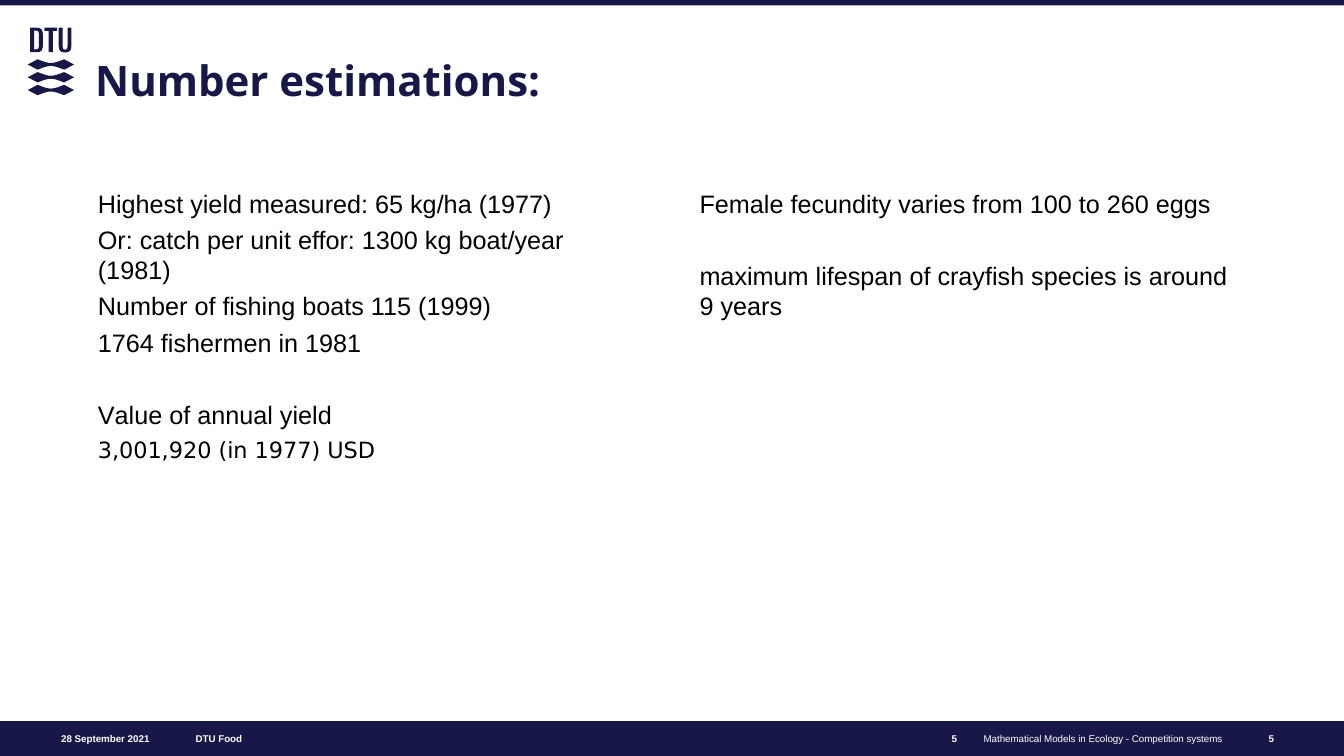
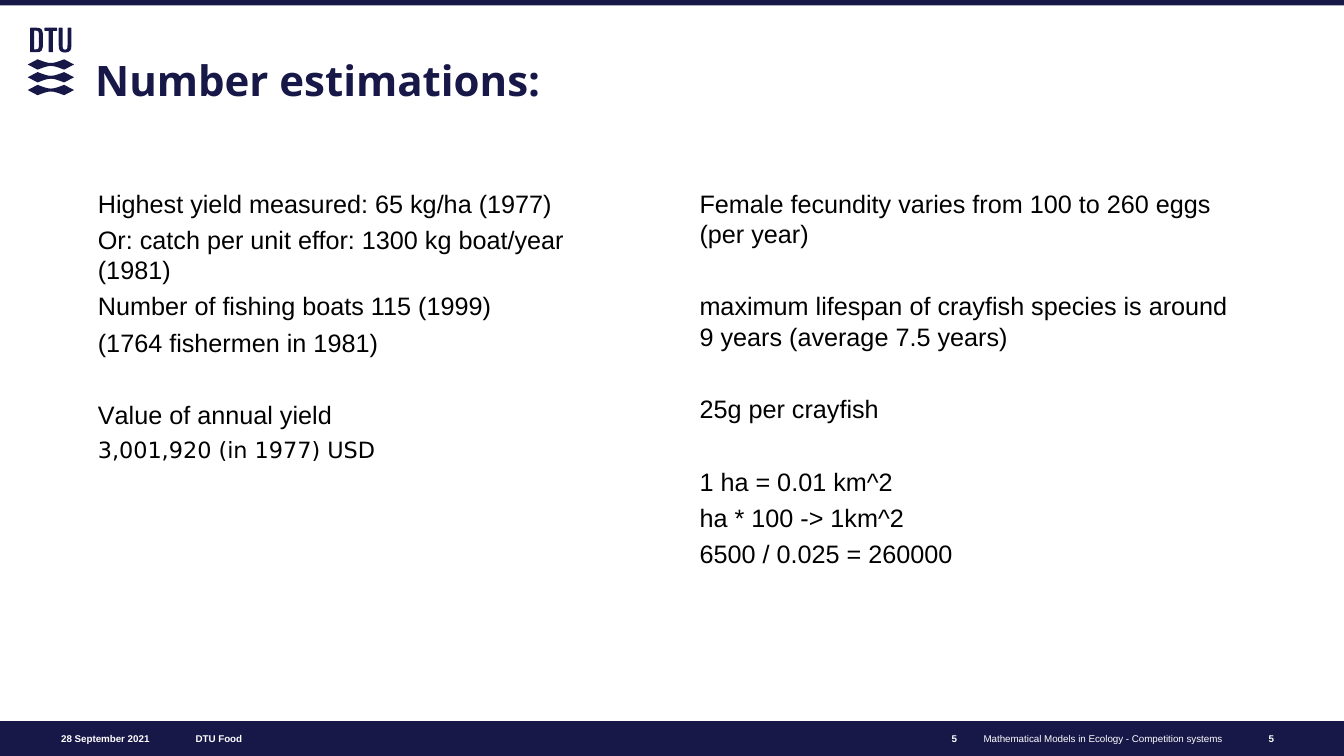
Before and after one commit to chrberrig/MatBio, a slide deck: slide 5 of presentations/tragedy_of_commons.pptx. Drawn at 1344x756 pixels with LibreOffice and Linux fonts; fonts in the diff are those of the drawing. Boxes give left, top, right and bottom in pixels: in the first picture for what was removed or moved away, otherwise in the second. Text is boxed around its words. In the diff, an @@ line names an element or a change of style, - is before the commit and + after.

Commit message:
changes on PPT

```diff
--- a/presentations/tragedy_of_commons.pptx
+++ b/presentations/tragedy_of_commons.pptx
@@ text at box(700, 194, 1227, 564): text changed @@
-Female fecundity varies from 100 to 260 eggs
-maximum lifespan of crayfish species is around 9 years
+Female fecundity varies from 100 to 260 eggs (per year)
+maximum lifespan of crayfish species is around 9 years (average 7.5 years)
+25g per crayfish
+1 ha = 0.01 km^2
+ha * 100 -> 1km^2
+6500 / 0.025 = 260000
@@ text at box(98, 333, 377, 357): text changed @@
-1764 fishermen in 1981
+(1764 fishermen in 1981)
```
